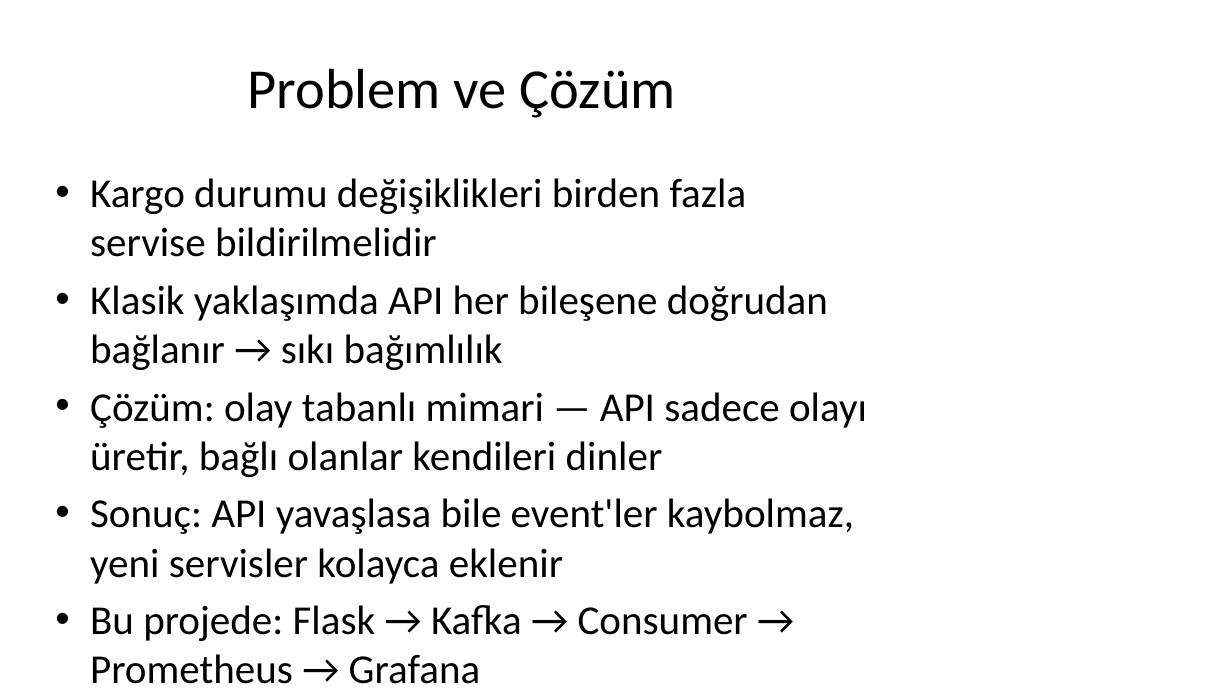
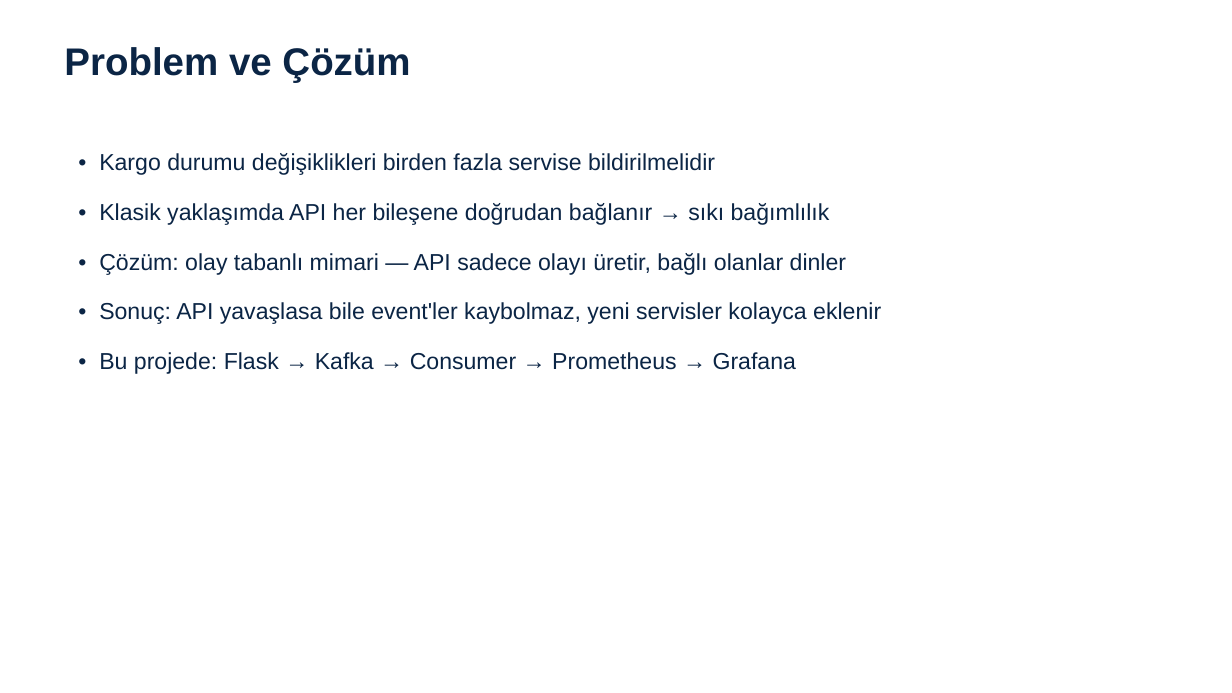
Before and after one commit to ErdemEmin/cargo-tracking, a slide deck: slide 2 of Kargo_Takip_Sistemi_Sunum.pptx. Drawn at 1232x693 pixels with LibreOffice and Linux fonts; fonts in the diff are those of the drawing. Boxes give left, top, right and bottom in pixels: in the first picture for what was removed or moved away, otherwise in the second. Text is boxed around its words. In the diff, an @@ line names an element or a change of style, - is before the commit and + after.

```diff
--- a/Kargo_Takip_Sistemi_Sunum.pptx
+++ b/Kargo_Takip_Sistemi_Sunum.pptx
@@ text "Problem ve Çözüm": place and size @@
-text "Problem ve Çözüm" at [248, 68, 676, 118]
+text "Problem ve Çözüm" at [64, 47, 410, 83]
@@ text "Problem ve Çözüm" at [64, 47, 410, 83]: size 44 to 30 pt, font Calibri to Arial, text colour #000000 to #0B2545, bold on; alignment centre to left; vertical alignment middle to top @@
@@ text at [99, 153, 881, 374]: text changed; size 32 to 18 pt; font Calibri to Arial; text colour #000000 to #0B2545 @@
-• Kargo durumu değişiklikleri birden fazla servise bildirilmelidir
-• Klasik yaklaşımda API her bileşene doğrudan bağlanır → sıkı bağımlılık
-• Çözüm: olay tabanlı mimari — API sadece olayı üretir, bağlı olanlar kendileri dinler
-• Sonuç: API yavaşlasa bile event'ler kaybolmaz, yeni servisler kolayca eklenir
-• Bu projede: Flask → Kafka → Consumer → Prometheus → Grafana
+• Kargo durumu değişiklikleri birden fazla servise bildirilmelidir
+• Klasik yaklaşımda API her bileşene doğrudan bağlanır → sıkı bağımlılık
+• Çözüm: olay tabanlı mimari — API sadece olayı üretir, bağlı olanlar dinler
+• Sonuç: API yavaşlasa bile event'ler kaybolmaz, yeni servisler kolayca eklenir
+• Bu projede: Flask → Kafka → Consumer → Prometheus → Grafana
```
Also in this commit, not shown: 11 other slides changed, 3 other files.
